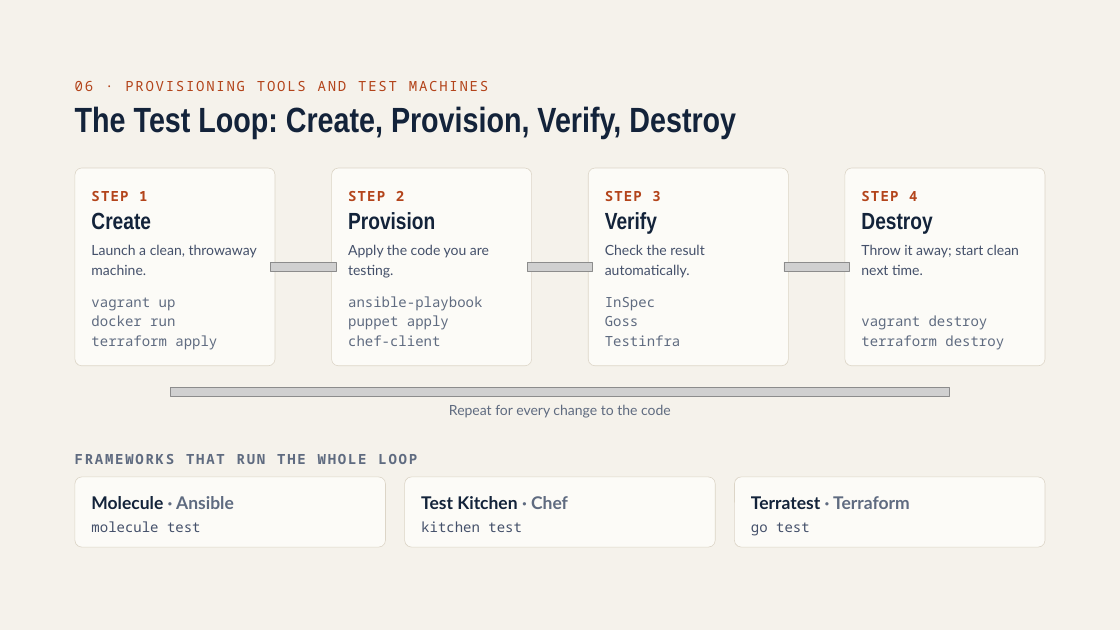
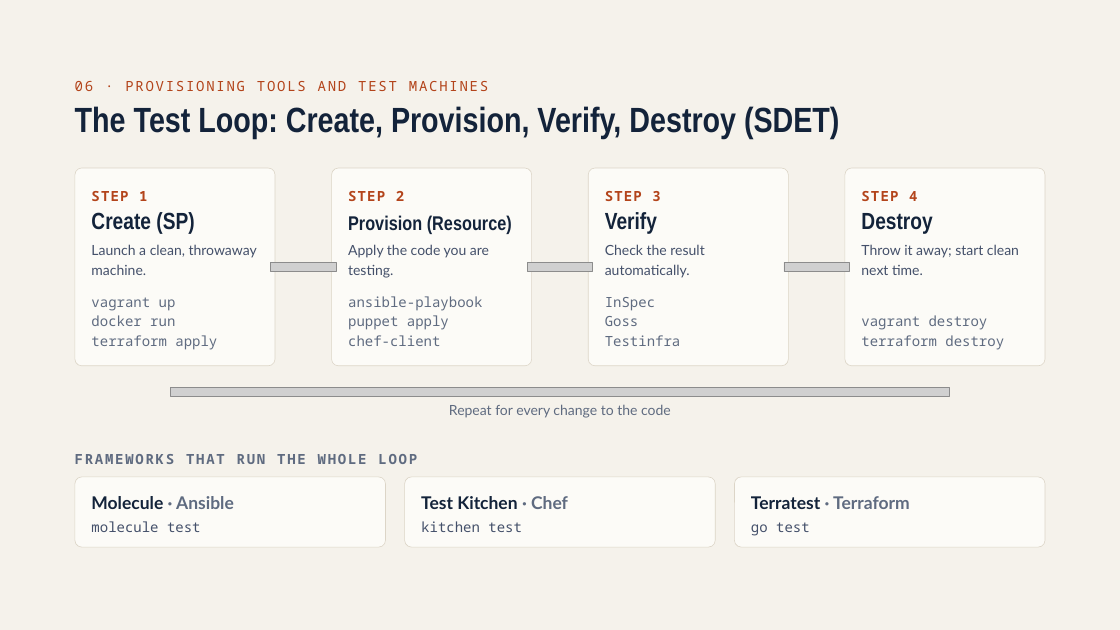
Before and after one commit to greatvand/SRM, a slide deck: slide 40 of Unit I — Introduction to Provisioning.pptx. Drawn at 1120x630 pixels with LibreOffice and Linux fonts; fonts in the diff are those of the drawing; grey boxes stand for pictures; background and template pictures are left out. Boxes give left, top, right and bottom in pixels: in the first picture for what was removed or moved away, otherwise in the second. Text is boxed around its words. In the diff, an @@ line names an element or a change of style, - is before the commit and + after.

```diff
--- a/Unit I — Introduction to Provisioning.pptx
+++ b/Unit I — Introduction to Provisioning.pptx
@@ title at [75,106,839,140]: text changed @@
-The Test Loop: Create, Provision, Verify, Destroy
+The Test Loop: Create, Provision, Verify, Destroy (SDET)
@@ text at [91,212,194,234]: text changed @@
-Create
+Create (SP)
@@ text at [348,215,512,234]: text changed; size 20 to 17 pt @@
-Provision
+Provision (Resource)
```
Also in this commit, not shown: 3 other slides changed, 1 other file.
